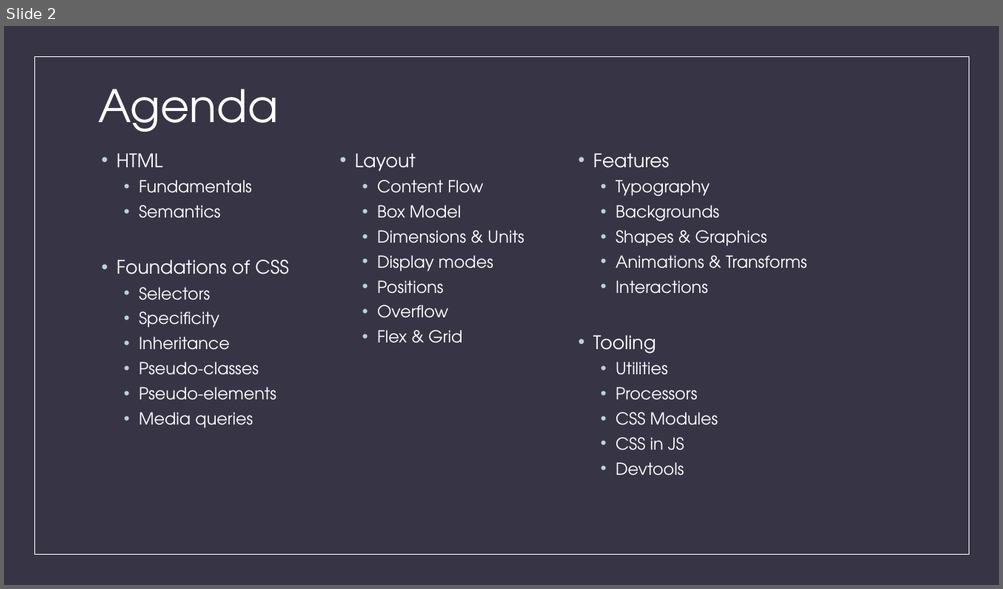
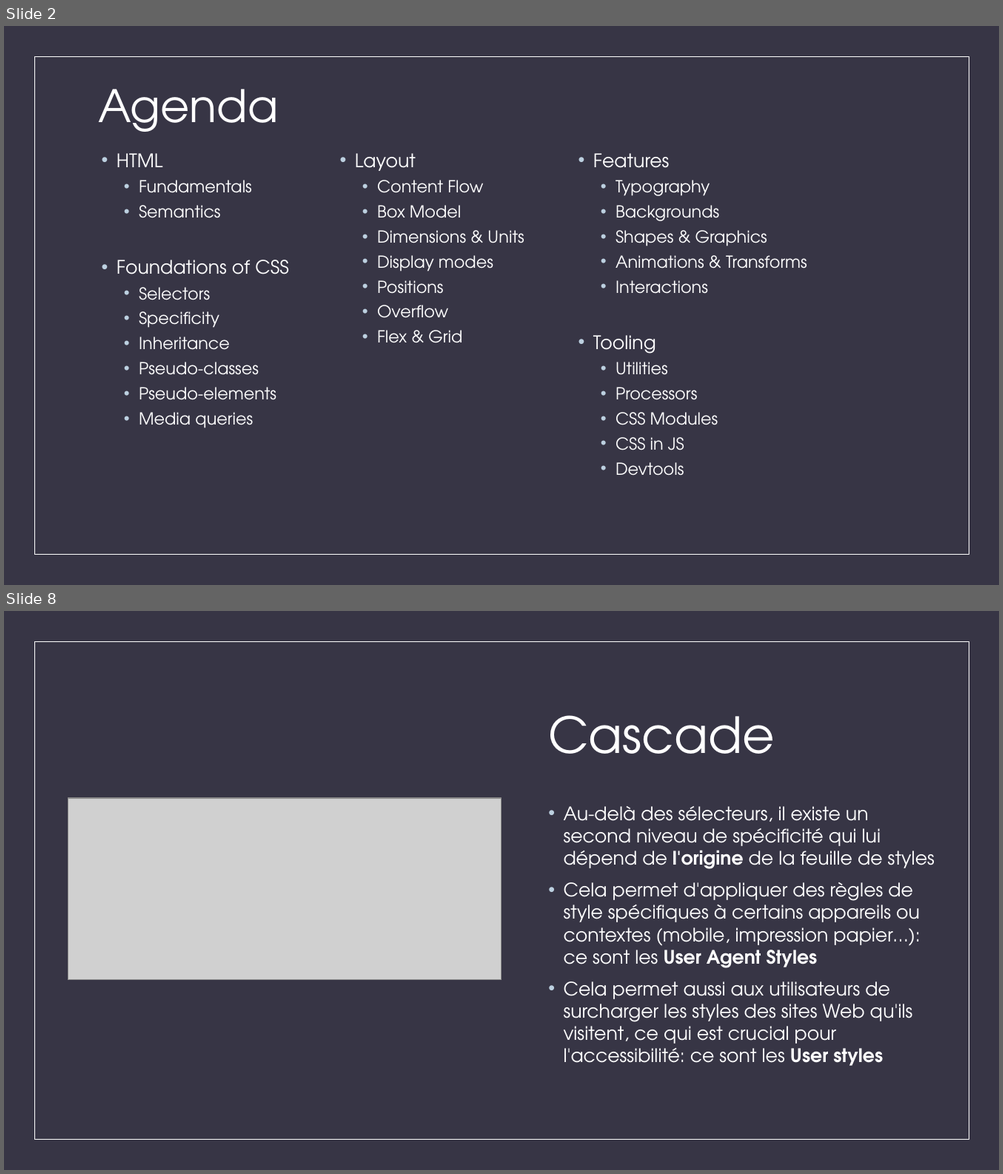
Before and after one commit to worldline/html-css-training, a slide deck: presenter_fr.pptx. Shown one above the other, each under a label of ours: slide 2 before the commit, slides 2 and 8 after it; the slides between them are not shown. The pictures are 1003x589 and 1003x1174 pixels, drawn with LibreOffice and Linux fonts; fonts in the diff are those of the drawing; grey boxes stand for pictures. Boxes give left, top, right and bottom in pixels: in the first picture for what was removed or moved away, otherwise in the second. Text is boxed around its words. In the diff, an @@ line names an element or a change of style, - is before the commit and + after.

```diff
--- a/presenter_fr.pptx
+++ b/presenter_fr.pptx
@@ slide 8 added at [4, 611, 999, 1170], background #373545; not listed: 1 template element that a slide beside it also shows @@
@@ title added at [548, 715, 774, 754], 48 pt, text #FFFFFF @@
+Cascade
@@ picture added at [68, 798, 502, 980] @@
@@ text added at [563, 806, 934, 1066], 18 pt, text #FFFFFF @@
+• Au-delà des sélecteurs, il existe un second niveau de spécificité qui lui dépend de l'origine de la feuille de styles
+• Cela permet d'appliquer des règles de style spécifiques à certains appareils ou contextes (mobile, impression papier…): ce sont les User Agent Styles
+• Cela permet aussi aux utilisateurs de surcharger les styles des sites Web qu'ils visitent, ce qui est crucial pour l'accessibilité: ce sont les User styles
```
Also in this commit, not shown: 3 slides changed, 3 other slides added.
